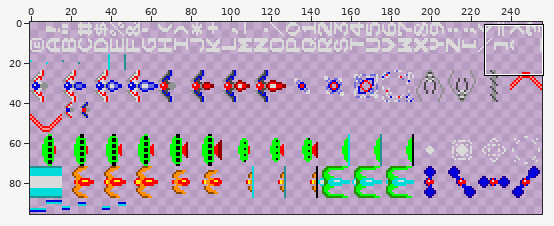
Sprite sheet, stored at png/gfx.png. Above: a wide view before the commit, with the close-up outlined.
Close-up. As it was:
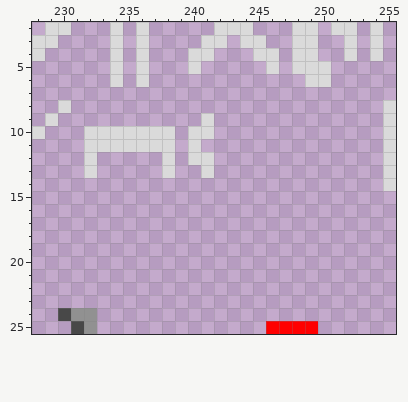
The file is 256x96 pixels. Shown: x 228..255, y 2..25.
And afterwards:
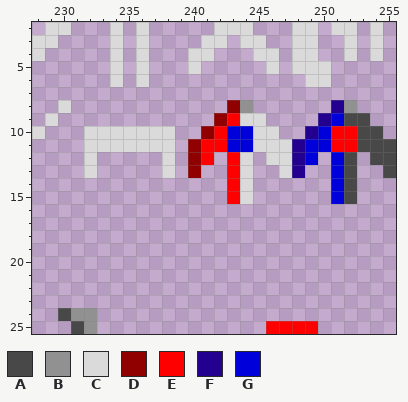
Palette (. is transparent): A #484848  B #919191  C #dadada  D #910000  E #ff0000  F #240091  G #0000da
From old to new:
@@ x 238..255 @@
  7 ..................
- 8 .................C
- 9 ...C.............C
-10 C.CC.............C
-11 C.C..............C
-12 C.CC.............C
-13 C..C.............C
-14 .................C
-15 ..................
+ 8 .....DB......FB...
+ 9 ....DECC....FGAA..
+10 C..DEGGCC..FGEEAA.
+11 C.DEEGGCCCFGGEEAAA
+12 C.DE.EC.CCFG.GA.AA
+13 C.D..EC..CF..GA..A
+14 .....EC......GA...
+15 .....EC......GA...
 16 ..................
Changed places in both close-ups, as pixel boxes (x1, y1, x2, y2):
changed: (188, 100, 396, 204)
